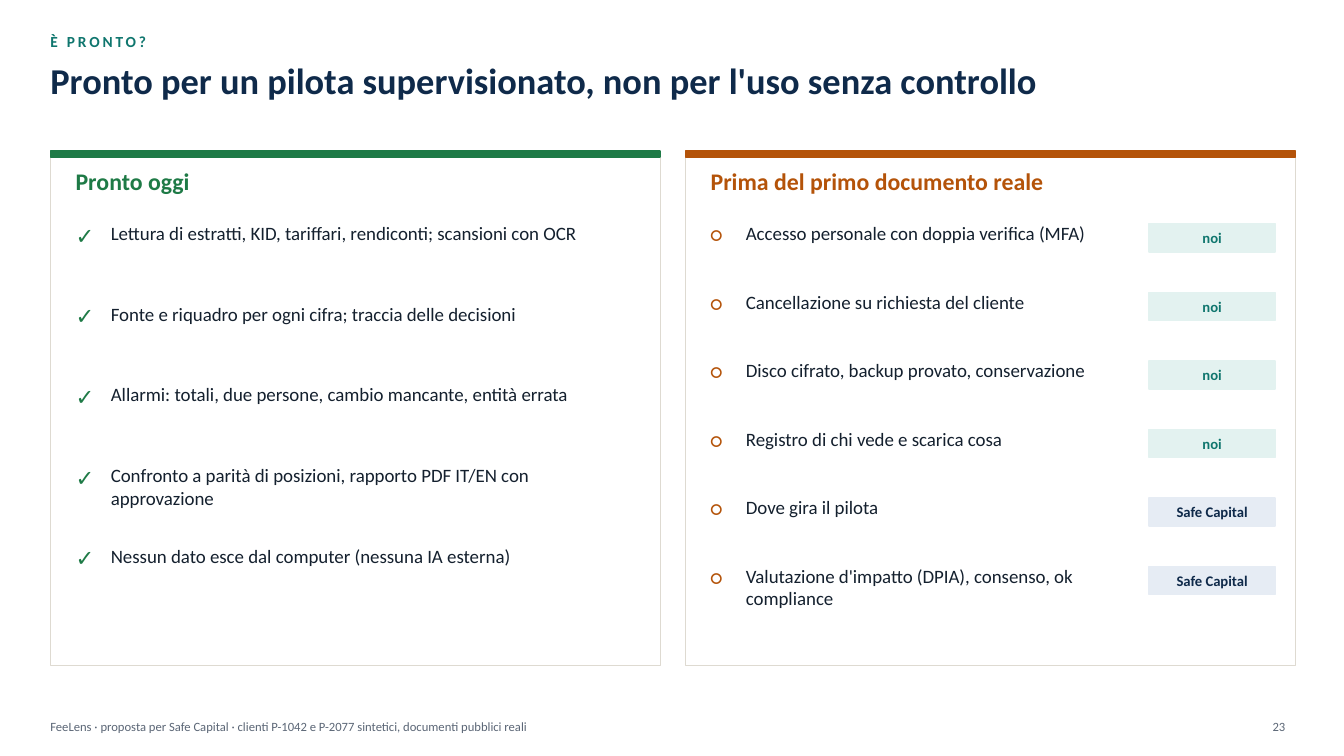
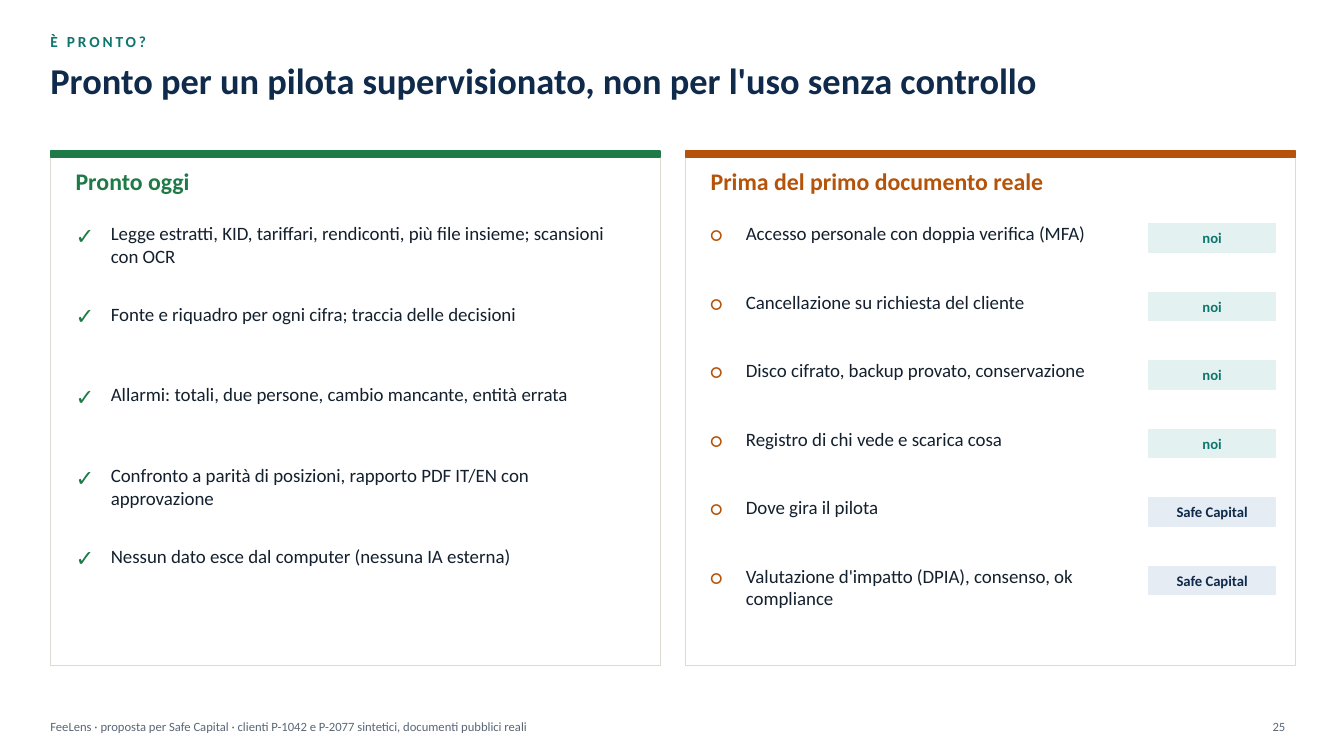
Before and after one commit to rossotti-alessandro/PortfolioCostEngine, a slide deck: slide 25 of slides/FeeLens_Proposta_IT.pptx (slide 23 before the commit). Drawn at 1344x756 pixels with LibreOffice and Linux fonts; fonts in the diff are those of the drawing. Boxes give left, top, right and bottom in pixels: in the first picture for what was removed or moved away, otherwise in the second. Text is boxed around its words. In the diff, an @@ line names an element or a change of style, - is before the commit and + after.

```diff
--- a/slides/FeeLens_Proposta_IT.pptx
+++ b/slides/FeeLens_Proposta_IT.pptx
@@ text at (111, 227, 604, 263): text changed @@
-Lettura di estratti, KID, tariffari, rendiconti; scansioni con OCR
+Legge estratti, KID, tariffari, rendiconti, più file insieme; scansioni con OCR
```
Also in this commit, not shown: 16 other slides changed, 2 slides added, 36 other files.
